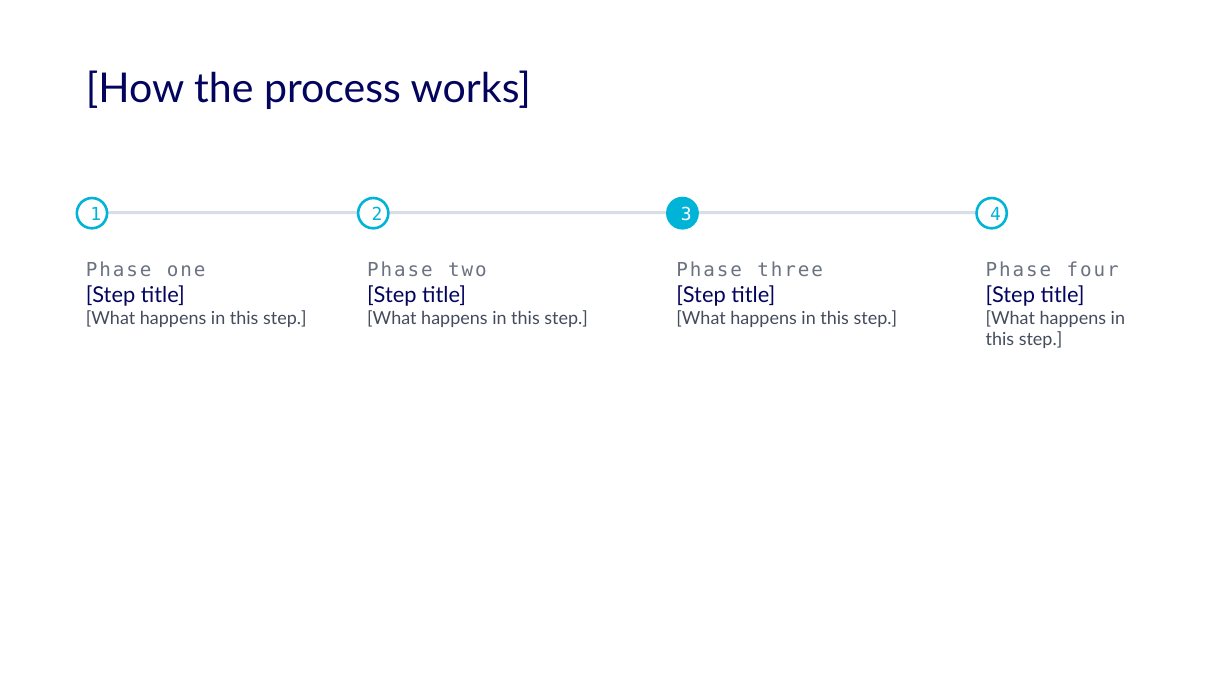
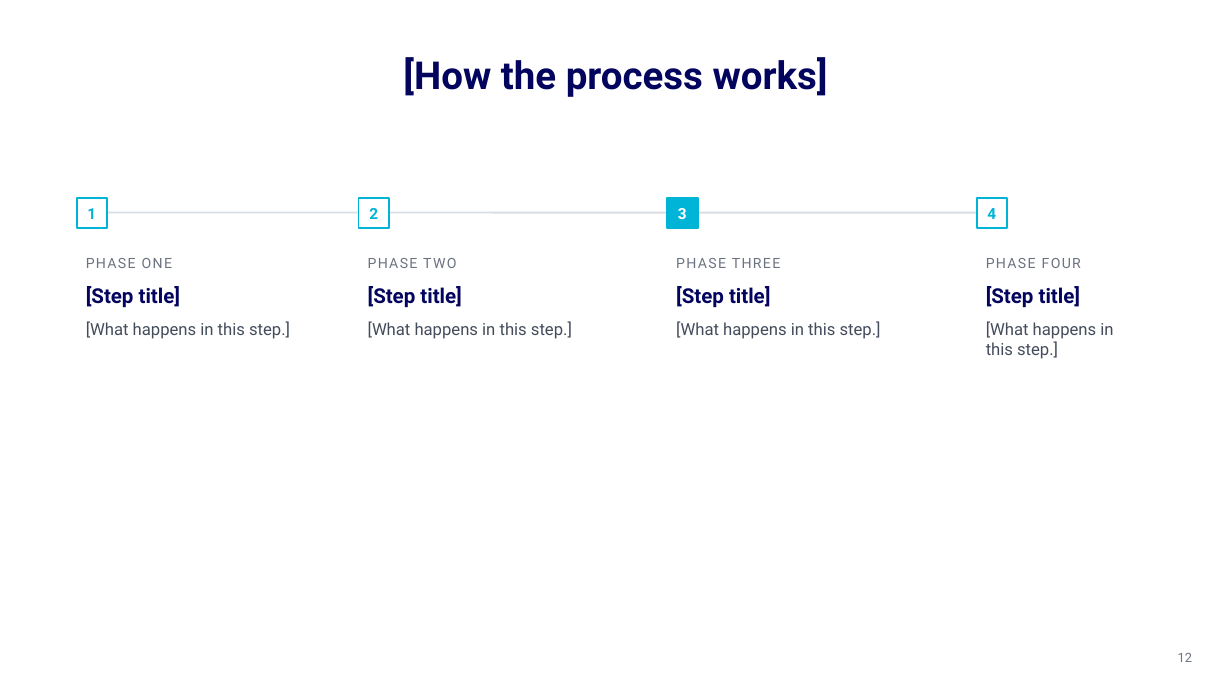
Before and after one commit to accelerate-data/ad-design-system, a slide deck: slide 12 of pitch/Vibedata-Pitch-Template.pptx (slide 11 before the commit). Drawn at 1232x693 pixels with LibreOffice and Linux fonts; fonts in the diff are those of the drawing; background and template pictures are left out. Boxes give left, top, right and bottom in pixels: in the first picture for what was removed or moved away, otherwise in the second. Text is boxed around its words. In the diff, an @@ line names an element or a change of style, - is before the commit and + after.

```diff
--- a/pitch/Vibedata-Pitch-Template.pptx
+++ b/pitch/Vibedata-Pitch-Template.pptx
@@ title "[How the process works]": place and size @@
-title "[How the process works]" at (86,70,531,109)
+title "[How the process works]" at (403,57,828,97)
@@ title "[How the process works]" at (403,57,828,97): size 32 to 30 pt, font Lato to Roboto, bold on; alignment left to centre @@
@@ rectangle added at (77,198,107,228), fill #FFFFFF, outline #00B4D8 1.5 pt @@
@@ rectangle added at (359,198,389,228), fill #FFFFFF, outline #00B4D8 1.5 pt @@
@@ text "3" at (678,208,687,219): size 14 to 12 pt, font DejaVu Sans Mono to Roboto, bold on; fill #00B4D8 to none; outline #00B4D8 2 pt to none @@
@@ rectangle added at (667,198,698,228), fill #00B4D8, outline #00B4D8 1.5 pt @@
@@ 4 texts: place and size @@
-4 texts at (77,198,1007,228)
+4 texts at (87,208,996,219)
@@ size 14 to 12 pt, font DejaVu Sans Mono to Roboto, bold on; fill #FFFFFF to none; outline #00B4D8 2 pt to none in 3 elements at (87,208,96,219), (369,208,378,219), (987,208,996,219) @@
@@ rectangle added at (977,198,1007,228), fill #FFFFFF, outline #00B4D8 1.5 pt @@
@@ line added from (91, 213) to (992, 213), #D8DEE5 1.5 pt @@
@@ rectangle removed at (104,212,977,214) @@
@@ text at (142,258,172,268): text changed; size 15 to 11 pt; font DejaVu Sans Mono to Roboto @@
-Phase one
+PHASE ONE
@@ text at (423,258,456,268): text changed; size 15 to 11 pt; font DejaVu Sans Mono to Roboto @@
-Phase two
+PHASE TWO
@@ text at (676,258,780,268): text changed; size 15 to 11 pt; font DejaVu Sans Mono to Roboto @@
-Phase three
+PHASE THREE
@@ text at (986,258,1081,268): text changed; size 15 to 11 pt; font DejaVu Sans Mono to Roboto @@
-Phase four
+PHASE FOUR
@@ text at (86,286,290,339): size 17 to 16 pt, bold on in "[Step title]"; font Lato to Roboto in "[Step title]", "[What happens in this step.]"; size 14 to 13 pt in "[What happens in this step.]"; indent changed; more space between paragraphs @@
@@ text at (368,286,572,339): size 17 to 16 pt, bold on in "[Step title]"; font Lato to Roboto in "[Step title]", "[What happens in this step.]"; size 14 to 13 pt in "[What happens in this step.]"; indent changed; more space between paragraphs @@
@@ text at (676,286,881,339): size 17 to 16 pt, bold on in "[Step title]"; font Lato to Roboto in "[Step title]", "[What happens in this step.]"; size 14 to 13 pt in "[What happens in this step.]"; indent changed; more space between paragraphs @@
@@ text at (986,286,1113,359): size 17 to 16 pt, bold on in "[Step title]"; font Lato to Roboto in "[Step title]", "[What happens in this step.]"; size 14 to 13 pt in "[What happens in this step.]"; indent changed; more space between paragraphs @@
@@ page number added at (1178,653,1192,662), 10 pt, text #6B7280 @@
+12
```
Also in this commit, not shown: 15 other slides changed, 1 slide added.
